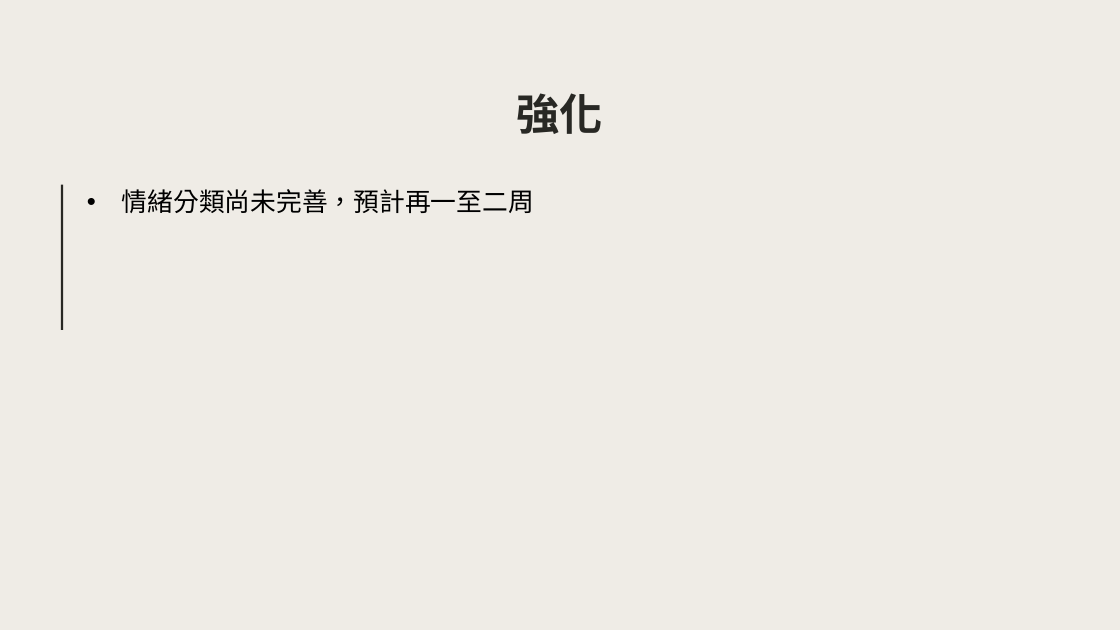
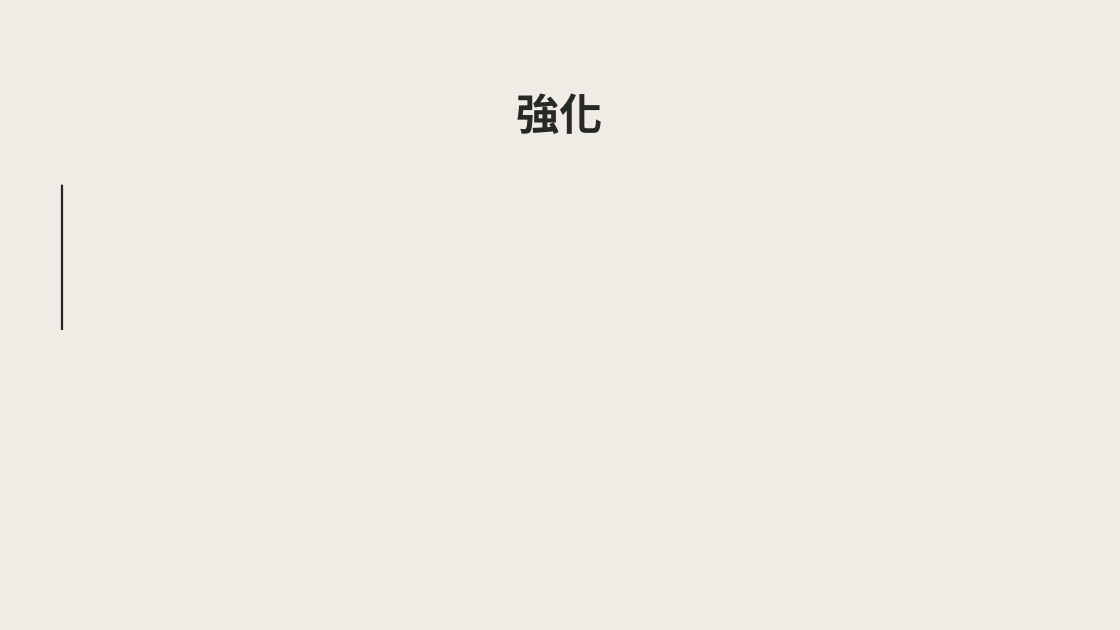
Before and after one commit to aurorajojo/line_app, a slide deck: slide 11 of 暑假專題成果.pptx. Drawn at 1120x630 pixels with LibreOffice and Linux fonts; fonts in the diff are those of the drawing; background and template pictures are left out. Boxes give left, top, right and bottom in pixels: in the first picture for what was removed or moved away, otherwise in the second. Text is boxed around its words. In the diff, an @@ line names an element or a change of style, - is before the commit and + after.

```diff
--- a/暑假專題成果.pptx
+++ b/暑假專題成果.pptx
@@ text removed at [122, 189, 534, 213] @@
-• 情緒分類尚未完善，預計再一至二周
```
Also in this commit, not shown: 3 other slides changed.
